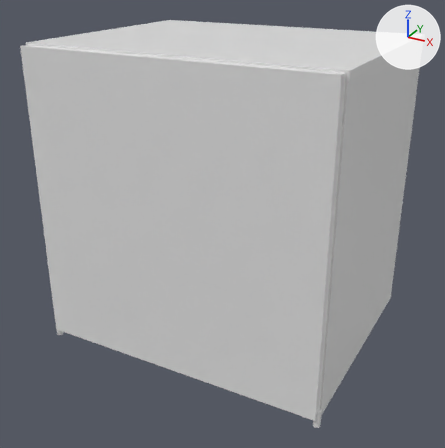
Two versions of the Blender file Original Plans/prototype1.blend, one commit apart.
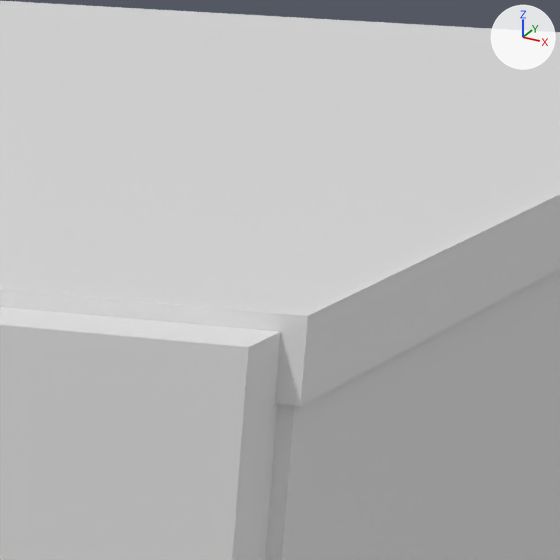
The first picture shows the older version from a 50 mm camera at (0.215, -0.408, 0.17) aimed at (-0.001, -0.017, -0.025). The close-ups show both versions on the part from 69% to 86% of the width and 6% to 23% of the height of that picture; other places that the commit changed are outside them. Lighting does not change. The marker at upper right points along +X, +Y and +Z.

Objects in the first close-up: 'Door_Panel', 'Lockbox_Shell', 'Top_Panel'.
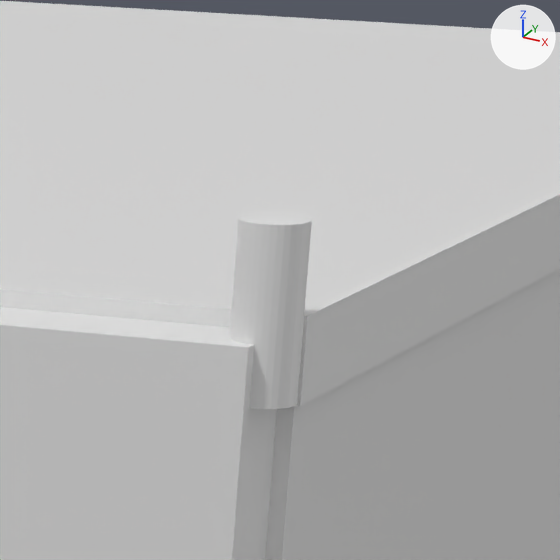
The newer file is also rescaled (x500.0) as a whole; pictures and numbers use the older file's frame.

Where the change shows, as pixel boxes [x1, y1, x2, y2] in the close-ups (560 x 560 px):
'Hinge_Top', added
    after: [229, 214, 312, 409]

What changed in the scene script:
```text
Add me_cylinder_004_1:
    me_cylinder_004_1.from_pydata(...)  # a 32-sided cylinder along z spanning x -0.00127..0.00127, y -0.00127..0.00127, z -0.00318..0.00318
Add ob_hinge_top:
    ob_hinge_top = bpy.data.objects.new('Hinge_Top', me_cylinder_004_1)
    ob_hinge_top.location = (0.113, -0.0928, 0.1149)
    ob_hinge_top.scale = (2.0, 2.0, 2.0)
```
